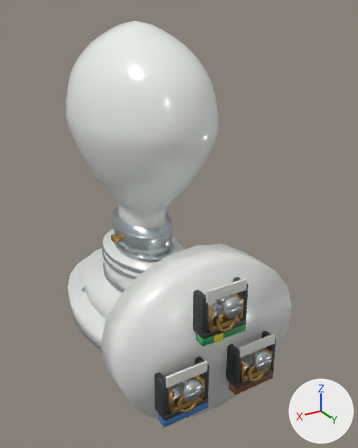
Renders of the glTF model lab/public/models/lamp_bulb.low.glb from each side of a commit.
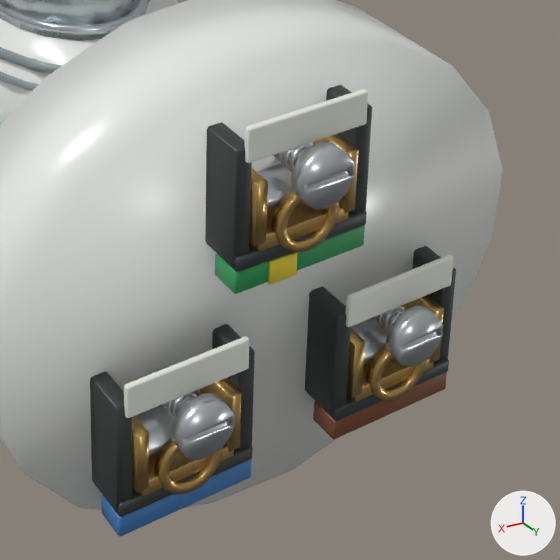
Each version appears first whole from a 50 mm lens placed at (0.613, 1.237, 1.001), pointed at (-0.057, 0.12, 0.443), and next in a close-up on the part from 35% to 87% of the width and 56% to 97% of the height. The lights are fixed; the arrows at lower right show +X, +Y and +Z. The first two pictures are the older version. Where no turn or scale is listed for an object, it has been applied to the vertices. Vertices at exactly the same position are counted once.

Objects in the first close-up: 'Moulded terminal legend pad', 'Moulded terminal legend pad.001', 'Moulded terminal legend pad.002', 'detail:terminal-clamp:L · Detail moulded engineering polymer', 'detail:terminal-clamp:N · Detail machined brass', 'detail:terminal-clamp:N · Detail moulded engineering polymer', 'detail:terminal-clamp:N · Detail zinc plated fixing', 'detail:terminal-clamp:PE · Detail machined brass', 'detail:terminal-clamp:PE · Detail moulded engineering polymer', 'detail:terminal-clamp:PE · Detail zinc plated fixing', 'part:pins · Brushed nickel fixings', 'part:terminals · Satin moulded white plastic' and 8 more.
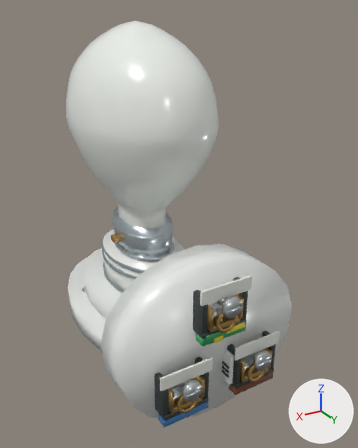
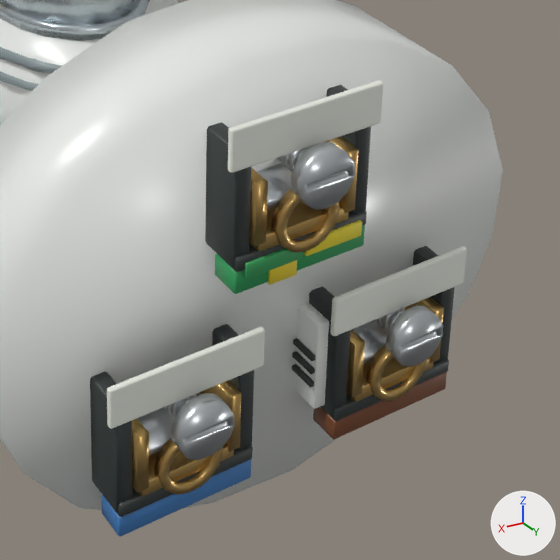
Edits to the bpy script that builds the scene:
```text
Change me_cube_039:
    remove me_cube_039.from_pydata(...)  # 96 vertices, 188 faces; spans x -0.0575..0.0575, y -0.003..0.003, z -0.0155..0.0155
    add me_cube_039.from_pydata(...)  # 96 vertices, 188 faces; spans x -0.0725..0.0725, y -0.003..0.003, z -0.019..0.019
    me_cube_039 part 1: all 24 vertices in x -0.0575..-0.0555, y -0.003..0.003, z 0.0135..0.0155 are moved by (-0.015, 0.0, 0.0035)
    me_cube_039 part 2: all 24 vertices in x 0.0555..0.0575, y -0.003..0.003, z -0.0155..-0.0135 are moved by (0.015, 0.0, -0.0035)
    me_cube_039 part 3: all 24 vertices in x 0.0555..0.0575, y -0.003..0.003, z 0.0135..0.0155 are moved by (0.015, 0.0, 0.0035)
    other edits to the shape of me_cube_039 do not show in these pictures
Change me_cube_040:
    remove me_cube_040.from_pydata(...)  # 96 vertices, 188 faces; spans x -0.0575..0.0575, y -0.003..0.003, z -0.0155..0.0155
    add me_cube_040.from_pydata(...)  # 96 vertices, 188 faces; spans x -0.0725..0.0725, y -0.003..0.003, z -0.019..0.019
    me_cube_040 part 4: all 24 vertices in x -0.0575..-0.0555, y -0.003..0.003, z 0.0135..0.0155 are moved by (-0.015, 0.0, 0.0035)
    me_cube_040 part 5: all 24 vertices in x 0.0555..0.0575, y -0.003..0.003, z -0.0155..-0.0135 are moved by (0.015, 0.0, -0.0035)
    me_cube_040 part 6: all 24 vertices in x 0.0555..0.0575, y -0.003..0.003, z 0.0135..0.0155 are moved by (0.015, 0.0, 0.0035)
    other edits to the shape of me_cube_040 do not show in these pictures
Change me_cube_041:
    remove me_cube_041.from_pydata(...)  # 96 vertices, 188 faces; spans x -0.0575..0.0575, y -0.003..0.003, z -0.0155..0.0155
    add me_cube_041.from_pydata(...)  # 96 vertices, 188 faces; spans x -0.0725..0.0725, y -0.003..0.003, z -0.019..0.019
    me_cube_041 part 7: all 24 vertices in x -0.0575..-0.0555, y -0.003..0.003, z 0.0135..0.0155 are moved by (-0.015, 0.0, 0.0035)
    me_cube_041 part 8: all 24 vertices in x 0.0555..0.0575, y -0.003..0.003, z -0.0155..-0.0135 are moved by (0.015, 0.0, -0.0035)
    me_cube_041 part 9: all 24 vertices in x 0.0555..0.0575, y -0.003..0.003, z 0.0135..0.0155 are moved by (0.015, 0.0, 0.0035)
    other edits to the shape of me_cube_041 do not show in these pictures
Add ob_protective_identification_band_001:
    ob_protective_identification_band_001 = bpy.data.objects.new('Protective identification band.001', me_cube_040_1)  # 24 vertices, 44 faces; spans x -0.0283..0.0283, y -0.0043..0.0043, z -0.0073..0.0073; in mat_protective_marker_yellow (yellow #e6d630)
    ob_protective_identification_band_001.location = (-0.029, 0.433, 0.289)
Add ob_protective_identification_band:
    ob_protective_identification_band = bpy.data.objects.new('Protective identification band', me_cube_039_1)  # 24 vertices, 44 faces; spans x -0.0283..0.0283, y -0.0043..0.0043, z -0.0073..0.0073; in mat_protective_marker_green (green #339957)
    ob_protective_identification_band.location = (0.029, 0.433, 0.289)
Add ob_insulating_alignment_cheek:
    ob_insulating_alignment_cheek = bpy.data.objects.new('Insulating alignment cheek', me_cube_041_1)  # 24 vertices, 44 faces; spans x -0.0092..0.0092, y -0.0367..0.0367, z -0.0457..0.0457; in mat_printed_ivory_identification (white #edf0eb)
    ob_insulating_alignment_cheek.location = (-0.04, 0.383, 0.144)
Add ob_installation_details___cable_entry_elastomer:
    ob_installation_details___cable_entry_elastomer = bpy.data.objects.new('Installation details · Cable-entry elastomer', me_cube_042)  # 73 vertices, 134 faces; spans x -0.0024..0.0024, y -0.0189..0.0189, z -0.0024..0.0304; in mat_cable_entry_elastomer (dark grey #303434)
    ob_installation_details___cable_entry_elastomer.location = (-0.029, 0.399, 0.126)
```

What differs and where, as boxes (x1, y1, x2, y2) in the close-ups (560 x 560 px; the box of a moved part takes in the faces that stretch with it):
'Moulded terminal legend pad.002', reshaped (26% wider, 25% taller): before (245, 89, 368, 163); after (228, 80, 383, 173)
'Moulded terminal legend pad.001', reshaped (26% wider, 24% taller): before (124, 336, 249, 418); after (107, 327, 265, 429)
'Moulded terminal legend pad', reshaped (25% wider, 25% taller): before (345, 255, 454, 327); after (330, 246, 467, 336)
'Insulating alignment cheek', added: after (295, 303, 329, 409)
'Protective identification band', added (green): after (243, 248, 304, 279)
'Protective identification band.001', added (yellow): after (304, 220, 362, 256)
'Installation details · Cable-entry elastomer', added: after (292, 338, 316, 387)
part 1 of me_cube_039, moved or reshaped: before (451, 255, 454, 281); after (463, 246, 467, 282)
part 2 of me_cube_039, moved or reshaped: before (346, 259, 453, 327); after (331, 251, 466, 336)
part 3 of me_cube_039, moved or reshaped: before (345, 255, 453, 326); after (330, 246, 466, 336)
part 4 of me_cube_040, moved or reshaped: before (245, 336, 249, 368); after (262, 327, 265, 365)
part 5 of me_cube_040, moved or reshaped: before (125, 342, 248, 418); after (108, 332, 264, 429)
part 6 of me_cube_040, moved or reshaped: before (124, 337, 248, 417); after (107, 327, 264, 428)
part 7 of me_cube_041, moved or reshaped: before (365, 89, 368, 122); after (379, 80, 383, 122)
part 8 of me_cube_041, moved or reshaped: before (245, 94, 367, 163); after (228, 85, 383, 173)
part 9 of me_cube_041, moved or reshaped: before (245, 89, 367, 162); after (228, 80, 383, 172)
